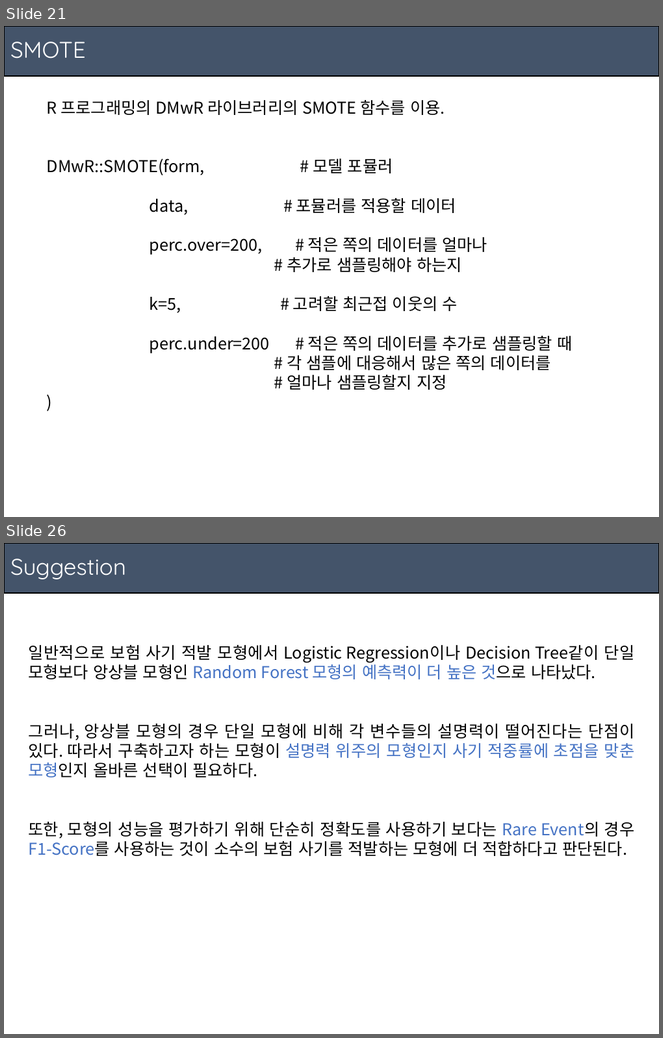
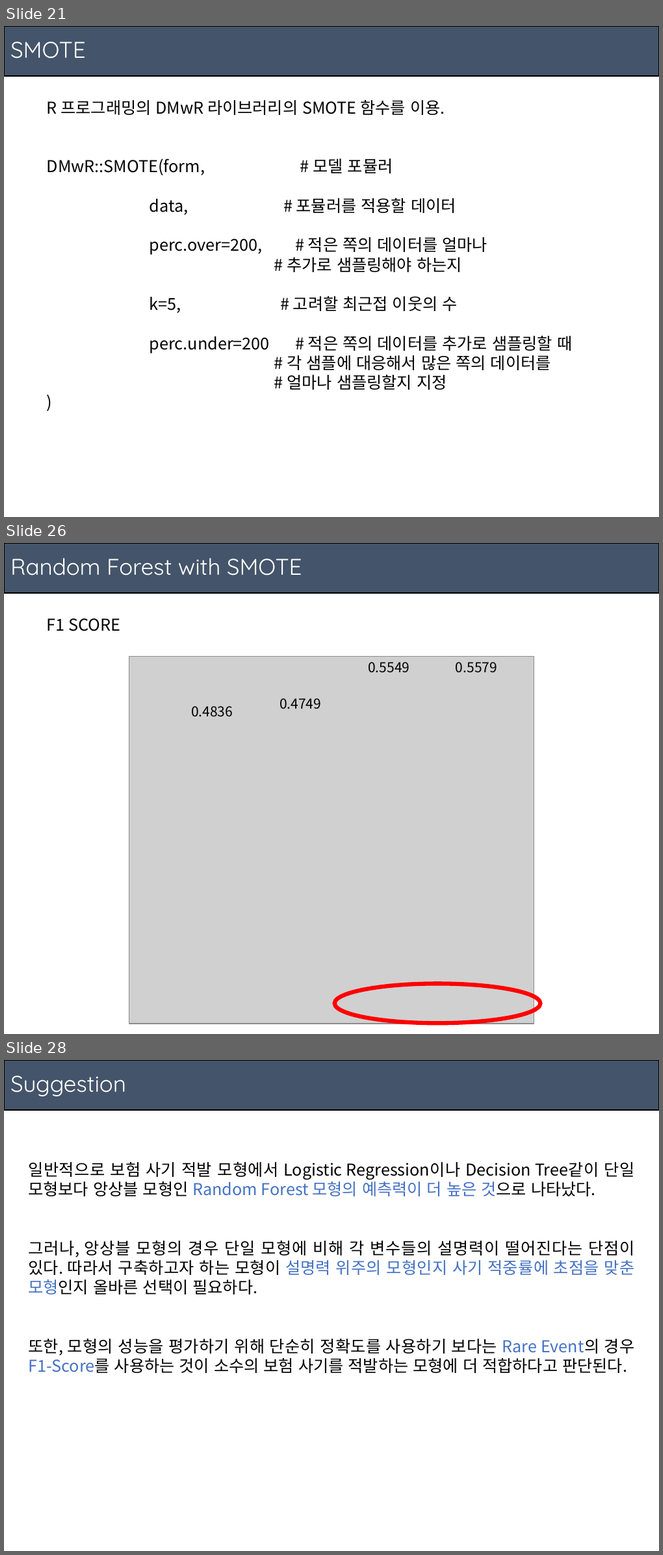
Before and after one commit to ajskdlf64/Bachelor-of-Statistics, a slide deck: 2019 - 02/[응용통계학과] 데이터마이닝/Insuracne Model/Model.pptx. Shown one above the other, each under a label of ours: slides 21 and 26 before the commit, slides 21, 26 and 28 after it; the slides between them are not shown. The pictures are 663x1038 and 663x1555 pixels, drawn with LibreOffice and Linux fonts; fonts in the diff are those of the drawing; grey boxes stand for pictures. Boxes give left, top, right and bottom in pixels: in the first picture for what was removed or moved away, otherwise in the second. Text is boxed around its words. In the diff, an @@ line names an element or a change of style, - is before the commit and + after.

```diff
--- a/2019 - 02/[응용통계학과] 데이터마이닝/Insuracne Model/Model.pptx
+++ b/2019 - 02/[응용통계학과] 데이터마이닝/Insuracne Model/Model.pptx
@@ slide 26 added at (x1=4, y1=543, x2=659, y2=1034), background #FFFFFF @@
@@ rectangle added at (x1=4, y1=543, x2=659, y2=593), fill #44546A, outline #000000 1 pt @@
@@ title added at (x1=10, y1=558, x2=302, y2=575), 25 pt, text #FFFFFF @@
+Random Forest with SMOTE
@@ text added at (x1=47, y1=618, x2=120, y2=631), 18 pt, text #000000 @@
+F1 SCORE
@@ picture added at (x1=129, y1=656, x2=534, y2=1025) @@
@@ text added at (x1=368, y1=662, x2=410, y2=673), 15 pt, text #000000 @@
+0.5549
@@ text added at (x1=456, y1=662, x2=497, y2=673), 15 pt, text #000000 @@
+0.5579
@@ text added at (x1=280, y1=698, x2=321, y2=709), 15 pt, text #000000 @@
+0.4749
@@ text added at (x1=191, y1=706, x2=233, y2=717), 15 pt, text #000000 @@
+0.4836
@@ ellipse added at (x1=335, y1=984, x2=541, y2=1023), outline #FF0000 4.5 pt @@
@@ what was slide 26 is now slide 28 @@
```
Also in this commit, not shown: 11 slides changed, 5 other slides added, 4 slides removed, 7 other files.
